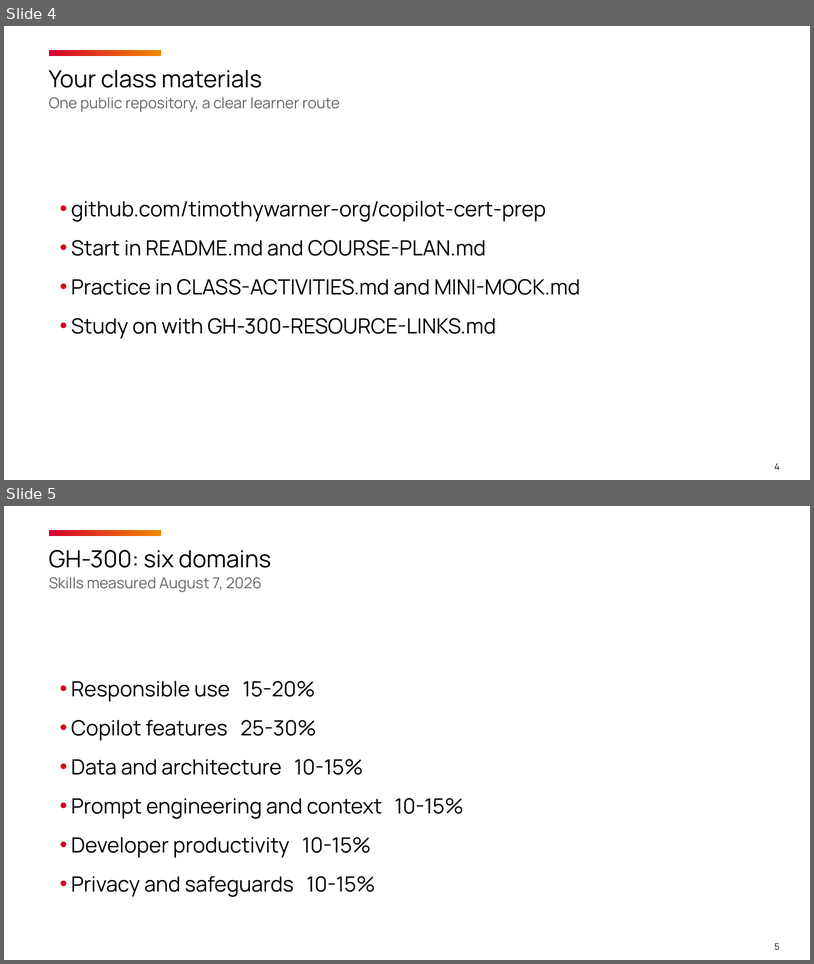
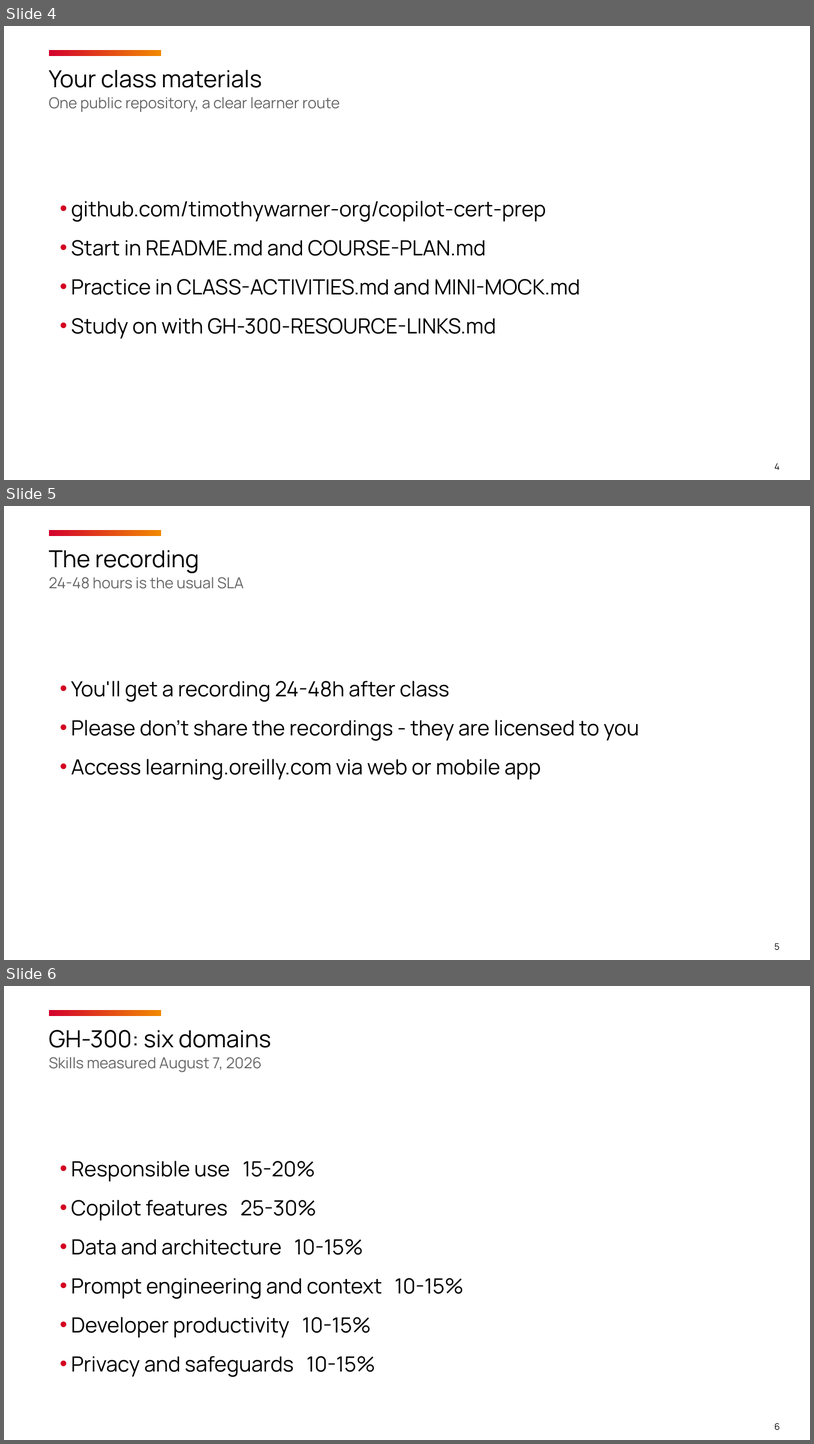
Before and after one commit to timothywarner-org/copilot-cert-prep, a slide deck: warner-github-cert-prep-september-2026.pptx. Shown one above the other, each under a label of ours: slides 4 and 5 before the commit, slides 4, 5 and 6 after it. The pictures are 814x964 and 814x1444 pixels, drawn with LibreOffice and Linux fonts; fonts in the diff are those of the drawing; background and template pictures are left out. Boxes give left, top, right and bottom in pixels: in the first picture for what was removed or moved away, otherwise in the second. Text is boxed around its words. In the diff, an @@ line names an element or a change of style, - is before the commit and + after.

```diff
--- a/warner-github-cert-prep-september-2026.pptx
+++ b/warner-github-cert-prep-september-2026.pptx
@@ slide 5 added at <box>4,506,810,960</box>, background #FFFFFF; not listed: 1 template element that a slide beside it also shows @@
@@ title added at <box>49,550,244,589</box>, 13.5 pt, text #666666 @@
+The recording
+24-48 hours is the usual SLA
@@ text added at <box>71,681,639,780</box>, 18.8 pt, text #000000 @@
+• You'll get a recording 24-48h after class
+• Please don't share the recordings - they are licensed to you
+• Access learning.oreilly.com via web or mobile app
@@ page number added at <box>775,943,780,950</box>, 8 pt, text #000000 @@
+5
@@ what was slide 5 is now slide 6 @@
@@ page number at <box>775,1423,780,1430</box>: text changed @@
-5
+6
```
Also in this commit, not shown: 1 other file.
